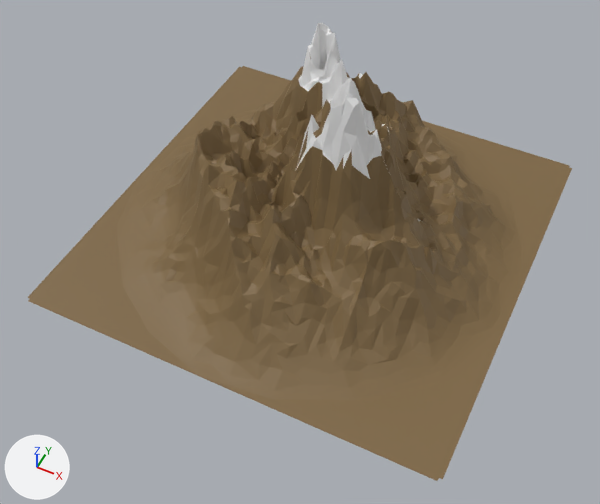
Two versions of the FBX model src/assets/models/mountain.fbx, one commit apart.
Camera for both pictures: a camera (50 mm lens) standing at (1.14, -2.49, 2.89) and looking at (0.07, -0.33, 0.2). Arrows for +X, +Y and +Z are at lower left; the lights stay in place. Where no turn or scale is listed for an object, it has been applied to the vertices.

In view in the first picture: 'Landscape'.
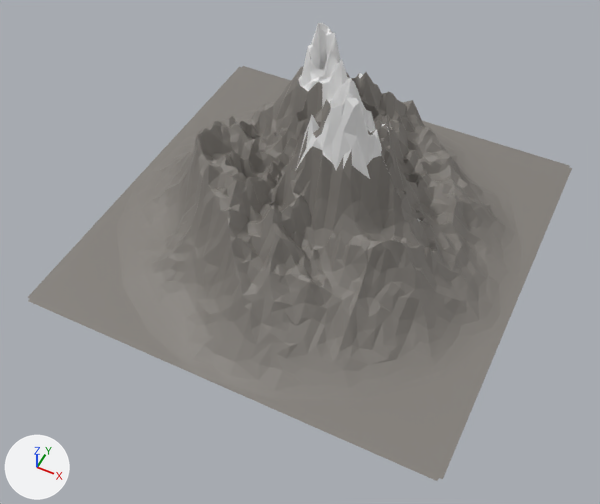
Commit message: new mountain model

Location of each change, [x1, y1, x2, y2] in pixels of the pictures (600 x 504 px):
'Landscape', recoloured (brown to grey): [28, 64, 572, 481] in both

The edits, one by one:
Material 'Montain' (mat_montain) changes colour from brown #7f6743 to grey #847f7a; in linear values from (0.211, 0.136, 0.0559) to (0.23, 0.214, 0.195).
